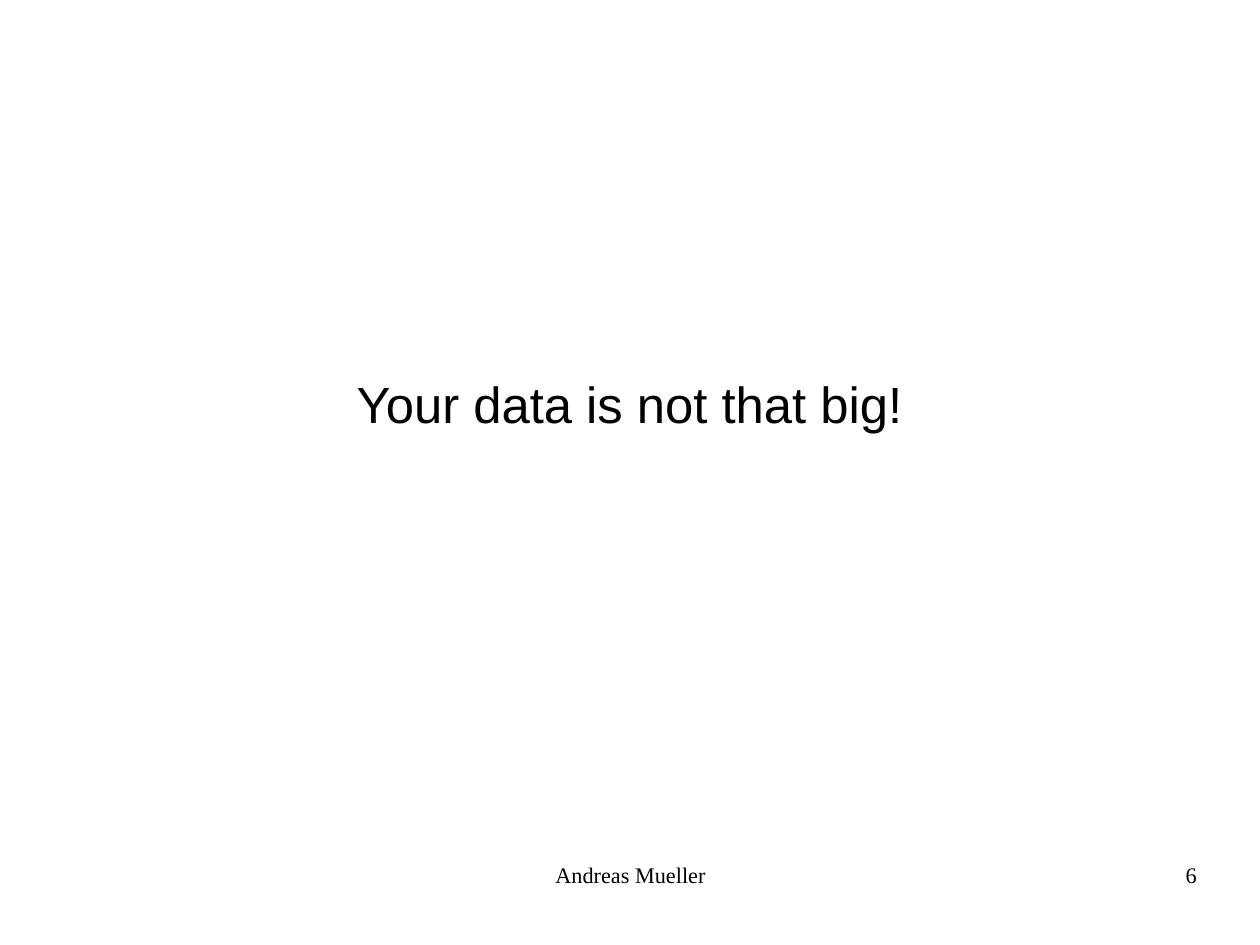
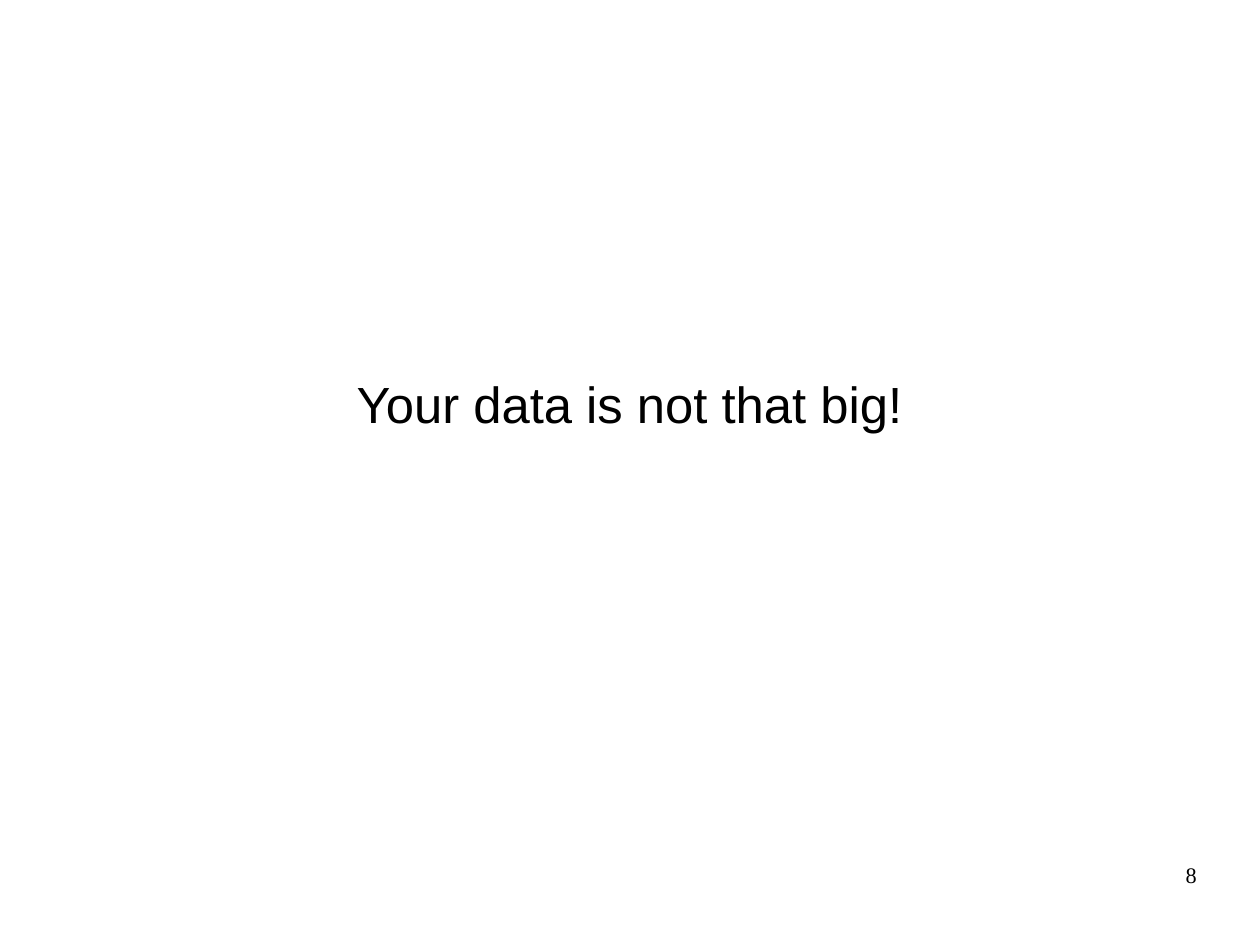
Before and after one commit to amueller/talks_odt, a slide deck: slide 8 of large-scale-non-linear-learning-pygotham-2015.odp (slide 6 before the commit). Drawn at 1260x945 pixels with LibreOffice and Linux fonts; fonts in the diff are those of the drawing. Boxes give left, top, right and bottom in pixels: in the first picture for what was removed or moved away, otherwise in the second. Text is boxed around its words. In the diff, an @@ line names an element or a change of style, - is before the commit and + after.

```diff
--- a/large-scale-non-linear-learning-pygotham-2015.odp
+++ b/large-scale-non-linear-learning-pygotham-2015.odp
@@ text removed at (555, 867, 705, 884) @@
-Andreas Mueller
@@ page number at (1186, 868, 1197, 884): text changed @@
-6
+8
```
Also in this commit, not shown: 5 other slides changed, 5 slides added, 4 slides removed.
